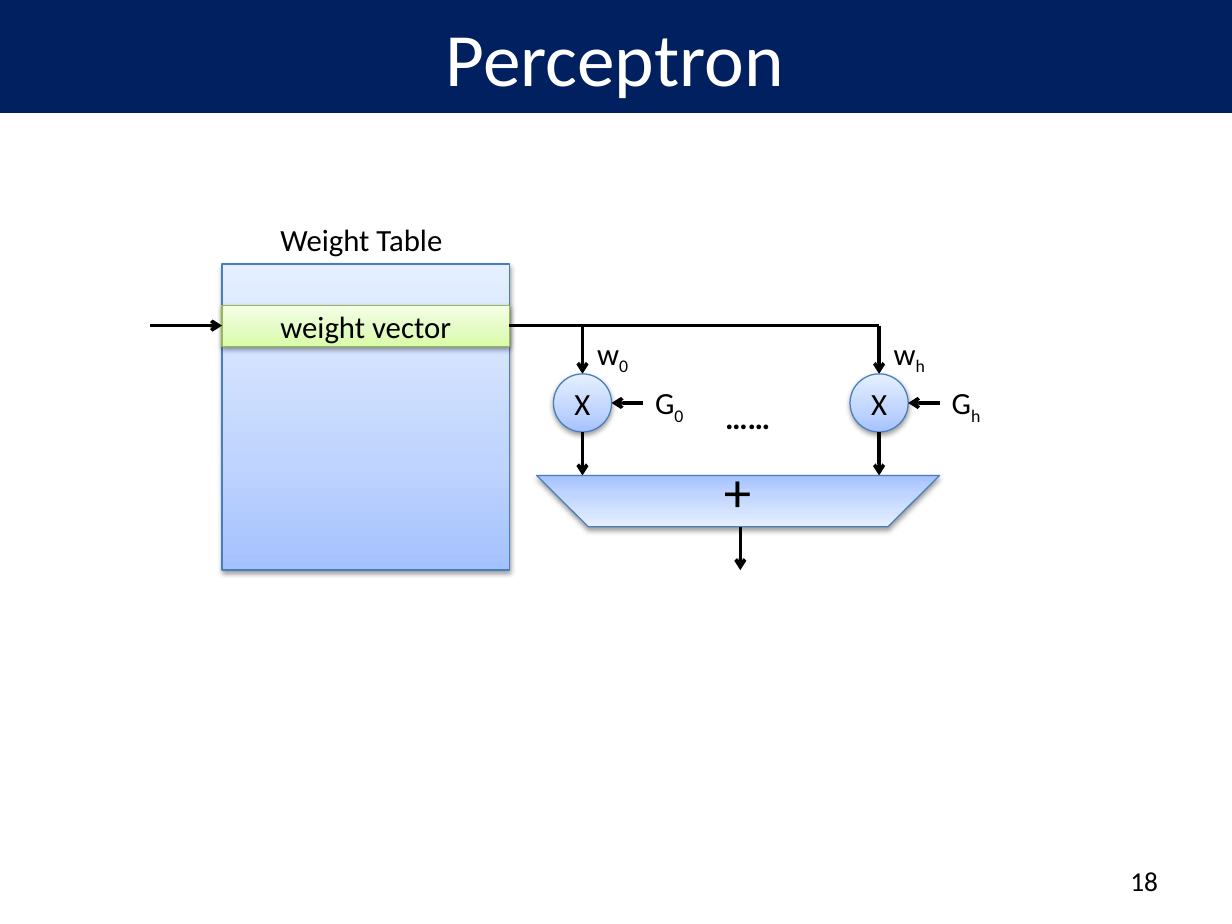
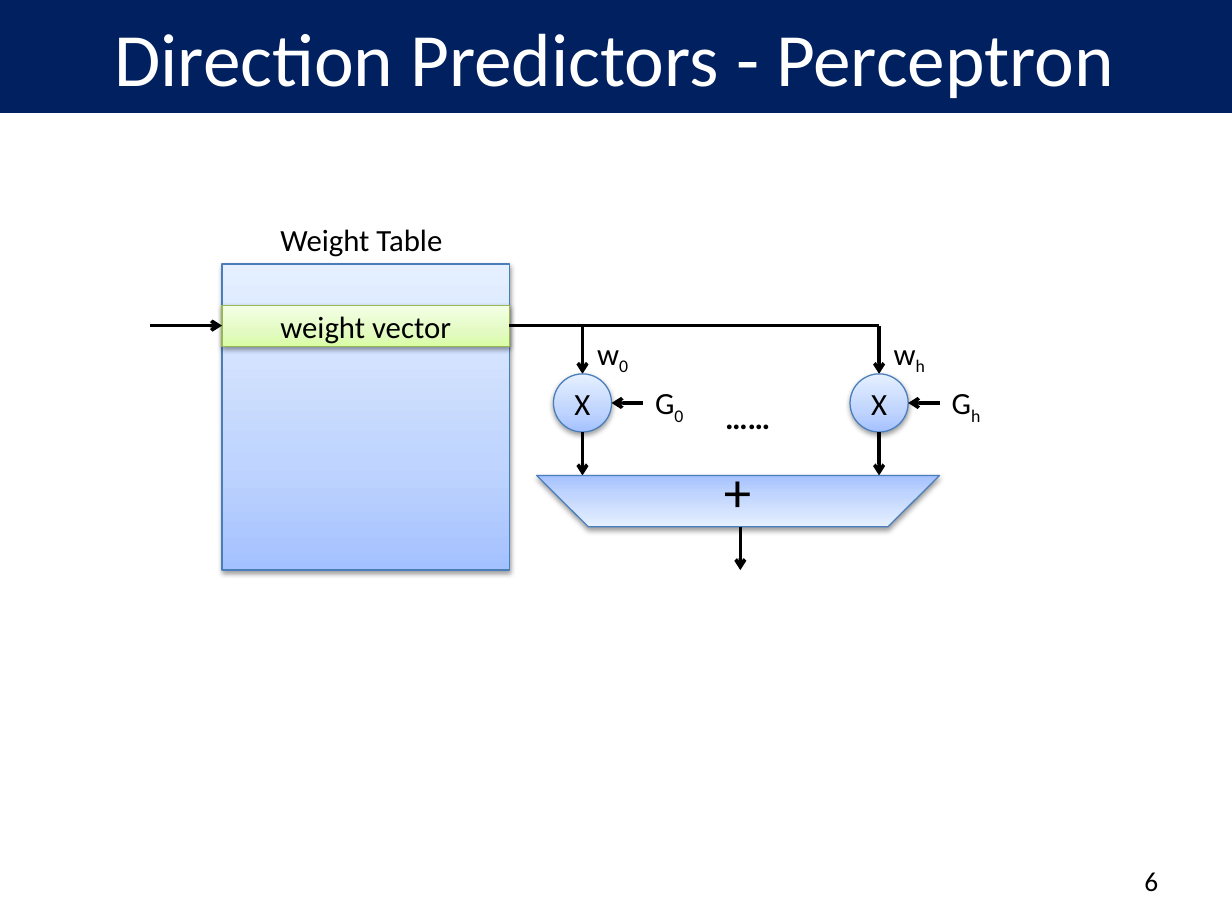
Before and after one commit to peterwudi/di-thesis, a slide deck: slide 7 of presentation/defense.pptx (slide 19 before the commit). Drawn at 1232x924 pixels with LibreOffice and Linux fonts; fonts in the diff are those of the drawing; background and template pictures are left out. Boxes give left, top, right and bottom in pixels: in the first picture for what was removed or moved away, otherwise in the second. Text is boxed around its words. In the diff, an @@ line names an element or a change of style, - is before the commit and + after.

```diff
--- a/presentation/defense.pptx
+++ b/presentation/defense.pptx
@@ title at (x1=114, y1=33, x2=1114, y2=98): text changed @@
-Perceptron
+Direction Predictors - Perceptron
@@ page number at (x1=1144, y1=872, x2=1158, y2=892): text changed @@
-18
+6
```
Also in this commit, not shown: 14 other slides changed, 4 slides added, 3 slides removed, 1 other file.
